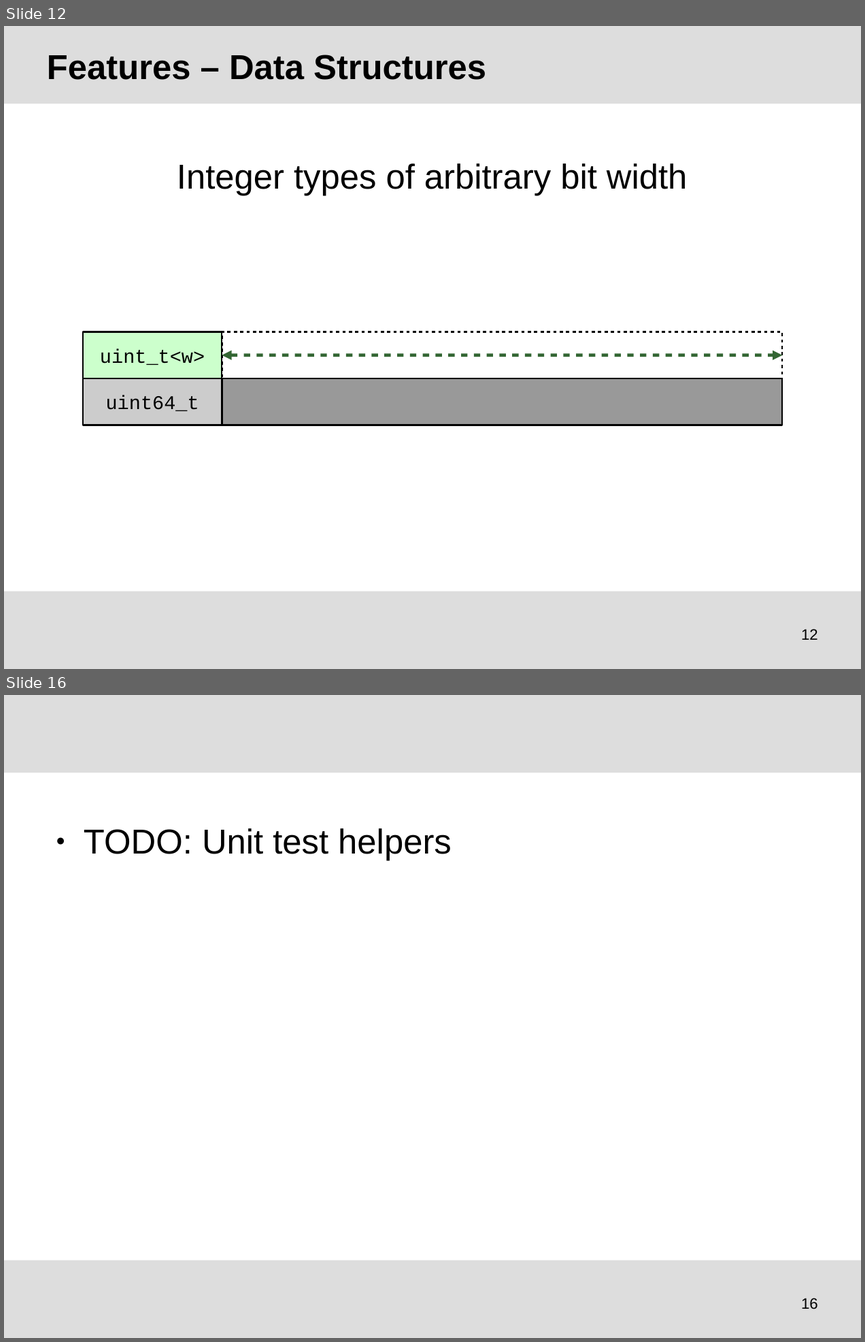
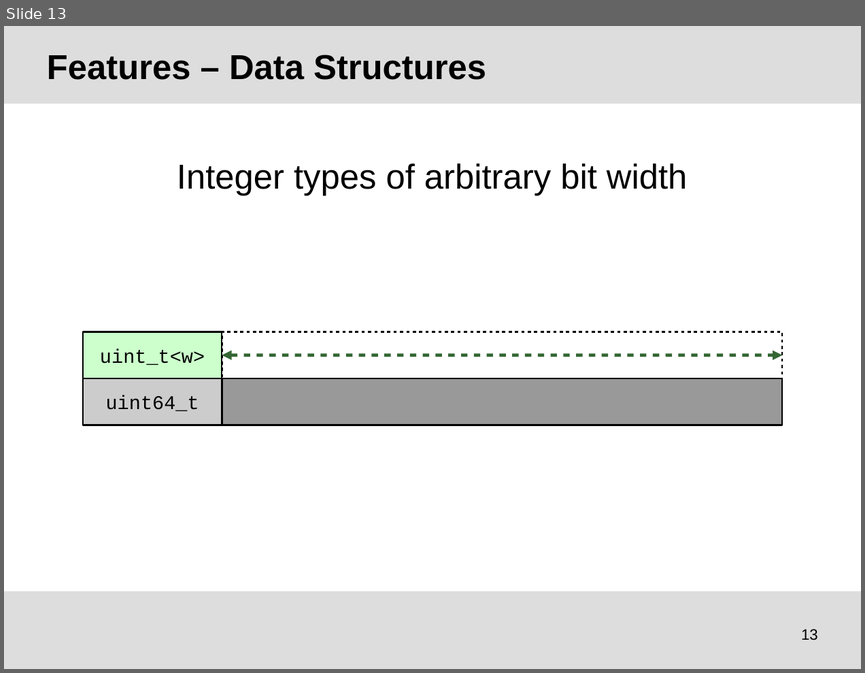
Before and after one commit to tudocomp/tudocomp, a slide deck: etc/presentation.odp. Shown one above the other, each under a label of ours: slides 12 and 16 before the commit, slide 13 after it; the slides between them are not shown. The pictures are 865x1342 and 865x673 pixels, drawn with LibreOffice and Linux fonts; fonts in the diff are those of the drawing; background and template pictures are left out. Boxes give left, top, right and bottom in pixels: in the first picture for what was removed or moved away, otherwise in the second. Text is boxed around its words. In the diff, an @@ line names an element or a change of style, - is before the commit and + after.

```diff
--- a/etc/presentation.odp
+++ b/etc/presentation.odp
@@ slide 16 removed at (4,695,861,1338), background #FFFFFF; not listed: 2 template elements that a slide beside it also shows @@
@@ text removed at (84,828,451,861) @@
-● TODO: Unit test helpers
@@ page number removed at (801,1297,818,1309) @@
-16
@@ what was slide 12 is now slide 13 @@
@@ page number at (801,628,818,640): text changed @@
-12
+13
```
Also in this commit, not shown: 7 slides changed, 5 slides added, 2 other slides removed.
